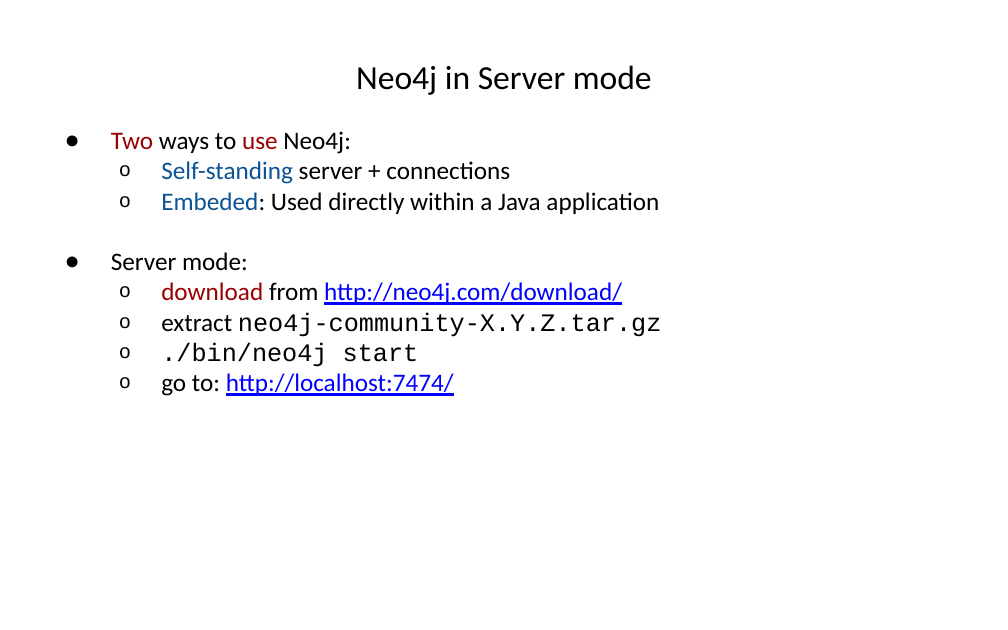
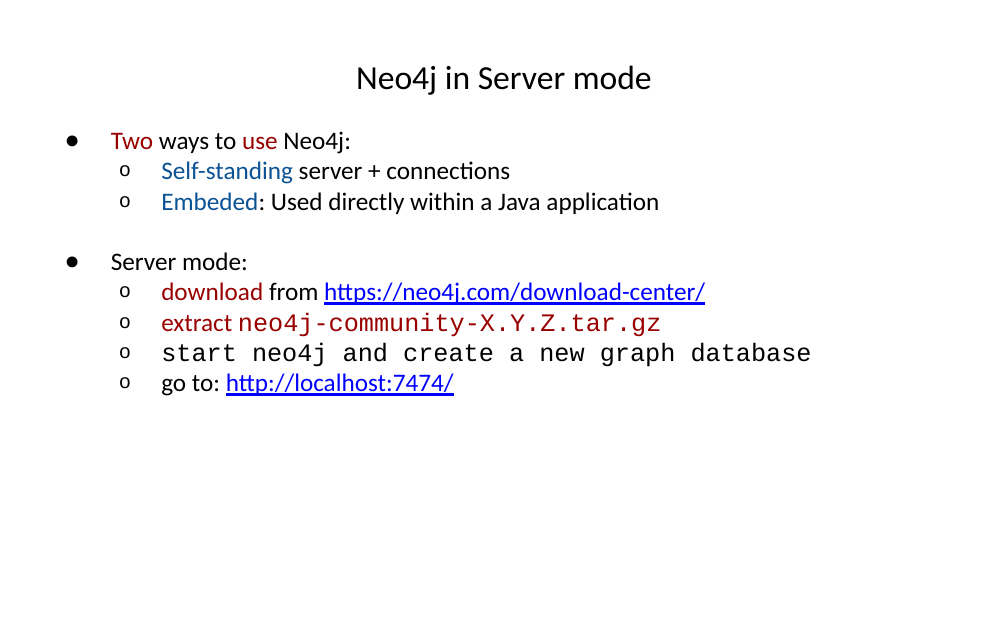
Before and after one commit to hogeschool/INFDEV026B, a slide deck: slide 30 of 2018-2019/build/Lecture 5.pptx. Drawn at 1008x630 pixels with LibreOffice and Linux fonts; fonts in the diff are those of the drawing. Boxes give left, top, right and bottom in pixels: in the first picture for what was removed or moved away, otherwise in the second. Text is boxed around its words. In the diff, an @@ line names an element or a change of style, - is before the commit and + after.

Commit message:
Updated the download link for neo4j

```diff
--- a/2018-2019/build/Lecture 5.pptx
+++ b/2018-2019/build/Lecture 5.pptx
@@ text at (161, 282, 705, 305): text changed @@
-  o download from http://neo4j.com/download/
+  o download from https://neo4j.com/download-center/
@@ text at (161, 312, 661, 337): text colour #000000 to #990000 in "extract neo4j-community-X.Y.Z.tar.gz" @@
@@ text at (161, 342, 812, 367): text changed @@
-  o ./bin/neo4j start
+  o start neo4j and create a new graph database
```
Also in this commit, not shown: 1 other file.
